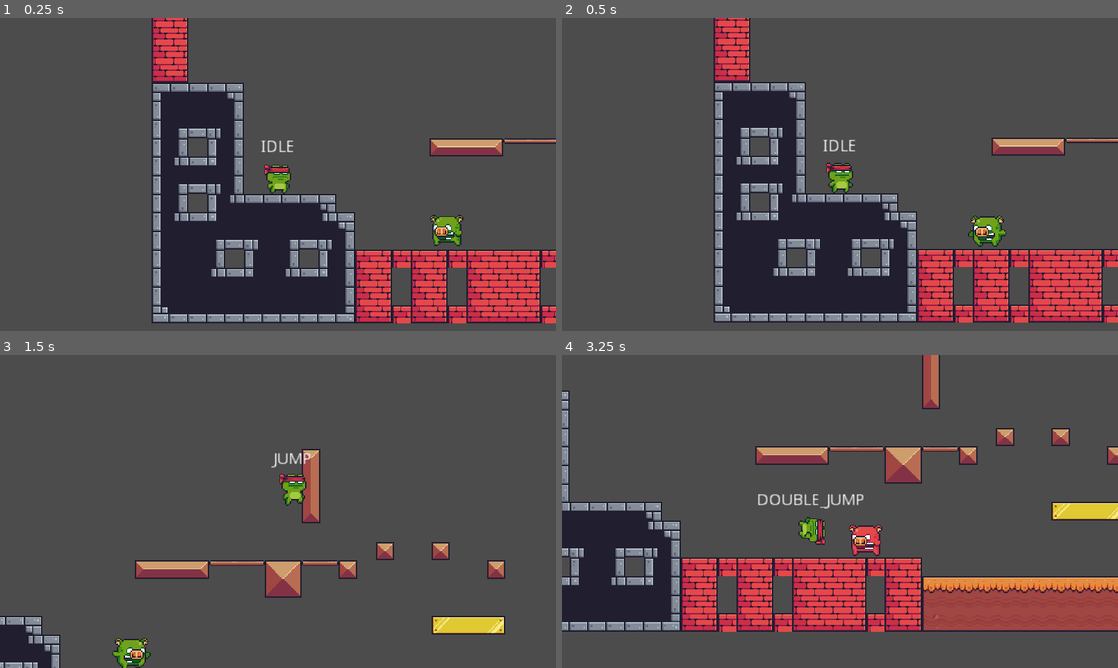
Above: before the commit, frames 1-4 (two rows, left to right).
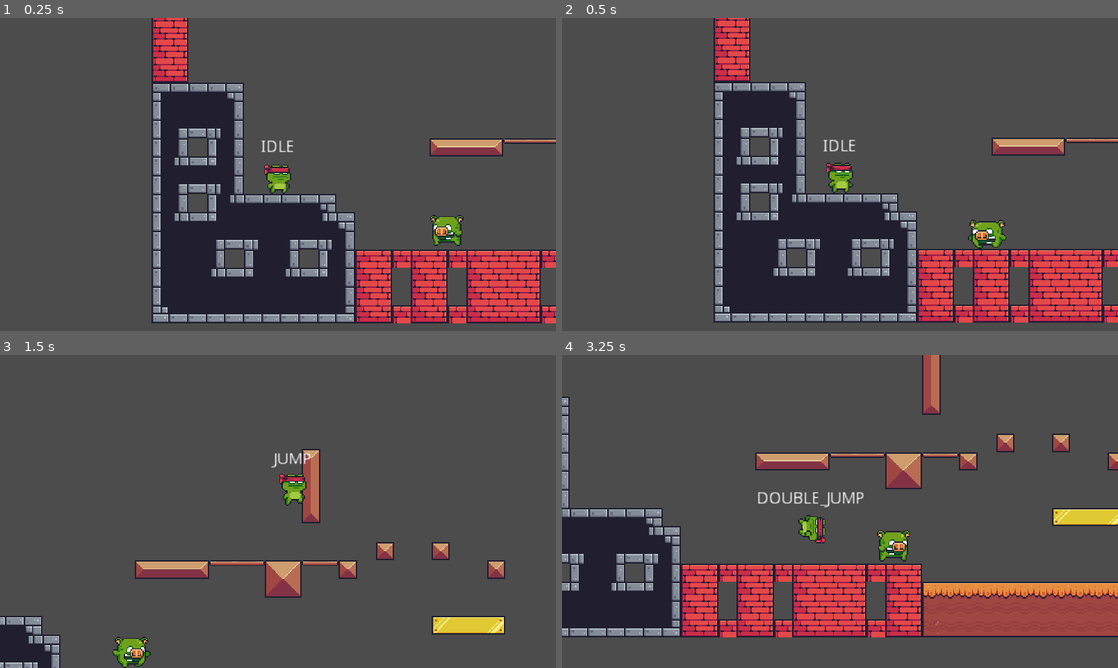
Above: after the commit, the same moments.

Repository: ChrisTutorials/ChrisTutorials-2D-Godot-Platformer
Game: Godot game, scene res://Maps/Level1.tscn
Two runs of this game, one before a commit and one after it. Both use one fixed random seed, a clock stepped at 60 frames per second and the inputs below.
Inputs:
- Up to frame 1 (0.25 s): no input
- Up to frame 2 (0.5 s): no input
- Up to frame 3 (1.5 s): hold D (right) from 0.53 s (still down); tap Space (jump) at 0.6, 0.77, 1.07, 1.35 s
- Up to frame 4 (3.25 s): tap Space (jump) at 1.52, 1.82, 2.1, 2.85, 3.02 s; release D (right) at 2.03 s; hold A (left) from 2.03 s (still down)

Frame 1 is identical in both runs. In frame 2, 0.5% of the frame differs, in the area x 73-80%, y 63-74%; in frame 3, 0.3%; in frame 4, 17%, in the area x 0-100%, y 0-91%.

Commit message:
(p17) Added Jump Attack
Make Enemy Base Class for Angry Pig
Make Hitbox and Hurtboxes for Jump Attacks
Player can jump to deal damage to enemies like angry pig

Diff:
--- a/Characters/Enemies/AngryPig.gd
+++ b/Characters/Enemies/AngryPig.gd
@@ -1,6 +1,6 @@
-extends KinematicBody2D
+extends Enemy
 
-enum STATE { WALK, RUN }
+enum STATE { WALK, RUN, HIT }
 
 export(float) var walk_speed = 75
 export(float) var run_speed = 150
@@ -60,16 +60,39 @@
 		else:
 			self.waypoint_index = 0
 
+func _on_AngryDetectionZone_body_shape_entered(body_id, body, body_shape, local_shape):
+	animation_tree.set("parameters/player_detected/blend_position", 1)
+
+	if(current_state == STATE.WALK):
+		current_state = STATE.RUN
+
+func _on_AngryDetectionZone_body_shape_exited(body_id, body, body_shape, local_shape):
+	animation_tree.set("parameters/player_detected/blend_position", 0)
+
+	if(current_state == STATE.RUN):
+		current_state = STATE.WALK
+
+# Angry Pig's Version of Get Hit
+func get_hit(damage : float):
+	health -= damage
+
+	if(health <= 0):
+		queue_free()
+
+	can_be_hit = false
+	current_state = STATE.HIT
+
+	var anim_selection = GameSettings.RandGen.randi_range(0, 1)
+
+	animation_tree.set("parameters/hit/active", true)
+	animation_tree.set("parameters/hit_variation/blend_amount", anim_selection)
+
+# Run on animation player end of Hit1/Hit2
+func _hit_animation_finished():
+	can_be_hit = true
+	current_state = STATE.RUN
+
 # SETTERS
 func set_waypoint_index(value):
 	waypoint_index = value
 	waypoint_position = get_node(waypoints[value]).position
-
-
-func _on_AngryDetectionZone_body_shape_entered(body_id, body, body_shape, local_shape):
-	animation_tree.set("parameters/player_detected/blend_position", 1)
-	current_state = STATE.RUN
-
-func _on_AngryDetectionZone_body_shape_exited(body_id, body, body_shape, local_shape):
-	animation_tree.set("parameters/player_detected/blend_position", 0)
-	current_state = STATE.WALK
--- a/Characters/Enemies/AngryPig.tscn
+++ b/Characters/Enemies/AngryPig.tscn
@@ -8,144 +8,144 @@
 [ext_resource path="res://Characters/Enemies/AngryPig.gd" type="Script" id=6]
 
 [sub_resource type="AtlasTexture" id=1]
+atlas = ExtResource( 2 )
+region = Rect2( 0, 0, 36, 30 )
+
+[sub_resource type="AtlasTexture" id=2]
+atlas = ExtResource( 2 )
+region = Rect2( 36, 0, 36, 30 )
+
+[sub_resource type="AtlasTexture" id=3]
+atlas = ExtResource( 2 )
+region = Rect2( 72, 0, 36, 30 )
+
+[sub_resource type="AtlasTexture" id=4]
+atlas = ExtResource( 2 )
+region = Rect2( 108, 0, 36, 30 )
+
+[sub_resource type="AtlasTexture" id=5]
+atlas = ExtResource( 2 )
+region = Rect2( 144, 0, 36, 30 )
+
+[sub_resource type="AtlasTexture" id=6]
+atlas = ExtResource( 2 )
+region = Rect2( 180, 0, 36, 30 )
+
+[sub_resource type="AtlasTexture" id=7]
+atlas = ExtResource( 2 )
+region = Rect2( 216, 0, 36, 30 )
+
+[sub_resource type="AtlasTexture" id=8]
+atlas = ExtResource( 2 )
+region = Rect2( 252, 0, 36, 30 )
+
+[sub_resource type="AtlasTexture" id=9]
+atlas = ExtResource( 2 )
+region = Rect2( 288, 0, 36, 30 )
+
+[sub_resource type="AtlasTexture" id=10]
 atlas = ExtResource( 5 )
 region = Rect2( 0, 0, 36, 30 )
 
-[sub_resource type="AtlasTexture" id=2]
+[sub_resource type="AtlasTexture" id=11]
 atlas = ExtResource( 5 )
 region = Rect2( 36, 0, 36, 30 )
 
-[sub_resource type="AtlasTexture" id=3]
+[sub_resource type="AtlasTexture" id=12]
 atlas = ExtResource( 5 )
 region = Rect2( 72, 0, 36, 30 )
 
-[sub_resource type="AtlasTexture" id=4]
+[sub_resource type="AtlasTexture" id=13]
 atlas = ExtResource( 5 )
 region = Rect2( 108, 0, 36, 30 )
 
-[sub_resource type="AtlasTexture" id=5]
+[sub_resource type="AtlasTexture" id=14]
 atlas = ExtResource( 5 )
 region = Rect2( 144, 0, 36, 30 )
 
-[sub_resource type="AtlasTexture" id=6]
+[sub_resource type="AtlasTexture" id=15]
 atlas = ExtResource( 1 )
 region = Rect2( 0, 0, 36, 30 )
 
-[sub_resource type="AtlasTexture" id=7]
+[sub_resource type="AtlasTexture" id=16]
 atlas = ExtResource( 1 )
 region = Rect2( 36, 0, 36, 30 )
 
-[sub_resource type="AtlasTexture" id=8]
+[sub_resource type="AtlasTexture" id=17]
 atlas = ExtResource( 1 )
 region = Rect2( 72, 0, 36, 30 )
 
-[sub_resource type="AtlasTexture" id=9]
+[sub_resource type="AtlasTexture" id=18]
 atlas = ExtResource( 1 )
 region = Rect2( 108, 0, 36, 30 )
 
-[sub_resource type="AtlasTexture" id=10]
+[sub_resource type="AtlasTexture" id=19]
 atlas = ExtResource( 1 )
 region = Rect2( 144, 0, 36, 30 )
 
-[sub_resource type="AtlasTexture" id=11]
+[sub_resource type="AtlasTexture" id=20]
 atlas = ExtResource( 3 )
 region = Rect2( 0, 0, 36, 30 )
 
-[sub_resource type="AtlasTexture" id=12]
+[sub_resource type="AtlasTexture" id=21]
 atlas = ExtResource( 3 )
 region = Rect2( 36, 0, 36, 30 )
 
-[sub_resource type="AtlasTexture" id=13]
+[sub_resource type="AtlasTexture" id=22]
 atlas = ExtResource( 3 )
 region = Rect2( 72, 0, 36, 30 )
 
-[sub_resource type="AtlasTexture" id=14]
+[sub_resource type="AtlasTexture" id=23]
 atlas = ExtResource( 3 )
 region = Rect2( 108, 0, 36, 30 )
 
-[sub_resource type="AtlasTexture" id=15]
+[sub_resource type="AtlasTexture" id=24]
 atlas = ExtResource( 3 )
 region = Rect2( 144, 0, 36, 30 )
 
-[sub_resource type="AtlasTexture" id=16]
+[sub_resource type="AtlasTexture" id=25]
 atlas = ExtResource( 3 )
 region = Rect2( 180, 0, 36, 30 )
 
-[sub_resource type="AtlasTexture" id=17]
+[sub_resource type="AtlasTexture" id=26]
 atlas = ExtResource( 3 )
 region = Rect2( 216, 0, 36, 30 )
 
-[sub_resource type="AtlasTexture" id=18]
+[sub_resource type="AtlasTexture" id=27]
 atlas = ExtResource( 3 )
 region = Rect2( 252, 0, 36, 30 )
 
-[sub_resource type="AtlasTexture" id=19]
+[sub_resource type="AtlasTexture" id=28]
 atlas = ExtResource( 3 )
 region = Rect2( 288, 0, 36, 30 )
 
-[sub_resource type="AtlasTexture" id=20]
+[sub_resource type="AtlasTexture" id=29]
 atlas = ExtResource( 3 )
 region = Rect2( 324, 0, 36, 30 )
 
-[sub_resource type="AtlasTexture" id=21]
+[sub_resource type="AtlasTexture" id=30]
 atlas = ExtResource( 3 )
 region = Rect2( 360, 0, 36, 30 )
 
-[sub_resource type="AtlasTexture" id=22]
+[sub_resource type="AtlasTexture" id=31]
 atlas = ExtResource( 3 )
 region = Rect2( 396, 0, 36, 30 )
 
-[sub_resource type="AtlasTexture" id=23]
+[sub_resource type="AtlasTexture" id=32]
 atlas = ExtResource( 3 )
 region = Rect2( 432, 0, 36, 30 )
 
-[sub_resource type="AtlasTexture" id=24]
+[sub_resource type="AtlasTexture" id=33]
 atlas = ExtResource( 3 )
 region = Rect2( 468, 0, 36, 30 )
 
-[sub_resource type="AtlasTexture" id=25]
+[sub_resource type="AtlasTexture" id=34]
 atlas = ExtResource( 3 )
 region = Rect2( 504, 0, 36, 30 )
 
-[sub_resource type="AtlasTexture" id=26]
+[sub_resource type="AtlasTexture" id=35]
 atlas = ExtResource( 3 )
 region = Rect2( 540, 0, 36, 30 )
-
-[sub_resource type="AtlasTexture" id=27]
-atlas = ExtResource( 2 )
-region = Rect2( 0, 0, 36, 30 )
-
-[sub_resource type="AtlasTexture" id=28]
-atlas = ExtResource( 2 )
-region = Rect2( 36, 0, 36, 30 )
-
-[sub_resource type="AtlasTexture" id=29]
-atlas = ExtResource( 2 )
-region = Rect2( 72, 0, 36, 30 )
-
-[sub_resource type="AtlasTexture" id=30]
-atlas = ExtResource( 2 )
-region = Rect2( 108, 0, 36, 30 )
-
-[sub_resource type="AtlasTexture" id=31]
-atlas = ExtResource( 2 )
-region = Rect2( 144, 0, 36, 30 )
-
-[sub_resource type="AtlasTexture" id=32]
-atlas = ExtResource( 2 )
-region = Rect2( 180, 0, 36, 30 )
-
-[sub_resource type="AtlasTexture" id=33]
-atlas = ExtResource( 2 )
-region = Rect2( 216, 0, 36, 30 )
-
-[sub_resource type="AtlasTexture" id=34]
-atlas = ExtResource( 2 )
-region = Rect2( 252, 0, 36, 30 )
-
-[sub_resource type="AtlasTexture" id=35]
-atlas = ExtResource( 2 )
-region = Rect2( 288, 0, 36, 30 )
 
 [sub_resource type="AtlasTexture" id=36]
 atlas = ExtResource( 4 )
@@ -197,24 +197,24 @@
 
 [sub_resource type="SpriteFrames" id=48]
 animations = [ {
-"frames": [ SubResource( 1 ), SubResource( 2 ), SubResource( 3 ), SubResource( 4 ), SubResource( 5 ) ],
+"frames": [ SubResource( 1 ), SubResource( 2 ), SubResource( 3 ), SubResource( 4 ), SubResource( 5 ), SubResource( 6 ), SubResource( 7 ), SubResource( 8 ), SubResource( 9 ) ],
+"loop": true,
+"name": "idle",
+"speed": 20.0
+}, {
+"frames": [ SubResource( 10 ), SubResource( 11 ), SubResource( 12 ), SubResource( 13 ), SubResource( 14 ) ],
 "loop": true,
 "name": "hit2",
-"speed": 20.0
+"speed": 10.0
 }, {
-"frames": [ SubResource( 6 ), SubResource( 7 ), SubResource( 8 ), SubResource( 9 ), SubResource( 10 ) ],
+"frames": [ SubResource( 15 ), SubResource( 16 ), SubResource( 17 ), SubResource( 18 ), SubResource( 19 ) ],
 "loop": true,
 "name": "hit1",
-"speed": 20.0
+"speed": 10.0
 }, {
-"frames": [ SubResource( 11 ), SubResource( 12 ), SubResource( 13 ), SubResource( 14 ), SubResource( 15 ), SubResource( 16 ), SubResource( 17 ), SubResource( 18 ), SubResource( 19 ), SubResource( 20 ), SubResource( 21 ), SubResource( 22 ), SubResource( 23 ), SubResource( 24 ), SubResource( 25 ), SubResource( 26 ) ],
+"frames": [ SubResource( 20 ), SubResource( 21 ), SubResource( 22 ), SubResource( 23 ), SubResource( 24 ), SubResource( 25 ), SubResource( 26 ), SubResource( 27 ), SubResource( 28 ), SubResource( 29 ), SubResource( 30 ), SubResource( 31 ), SubResource( 32 ), SubResource( 33 ), SubResource( 34 ), SubResource( 35 ) ],
 "loop": true,
 "name": "walk",
-"speed": 20.0
-}, {
-"frames": [ SubResource( 27 ), SubResource( 28 ), SubResource( 29 ), SubResource( 30 ), SubResource( 31 ), SubResource( 32 ), SubResource( 33 ), SubResource( 34 ), SubResource( 35 ) ],
-"loop": true,
-"name": "idle",
 "speed": 20.0
 }, {
 "frames": [ SubResource( 36 ), SubResource( 37 ), SubResource( 38 ), SubResource( 39 ), SubResource( 40 ), SubResource( 41 ), SubResource( 42 ), SubResource( 43 ), SubResource( 44 ), SubResource( 45 ), SubResource( 46 ), SubResource( 47 ) ],
@@ -230,32 +230,107 @@
 radius = 21.3815
 height = 68.2202
 
-[sub_resource type="AnimationNodeAnimation" id=58]
+[sub_resource type="AnimationNodeAnimation" id=63]
+animation = "hit2"
+
+[sub_resource type="AnimationNodeAnimation" id=64]
+animation = "hit1"
+
+[sub_resource type="AnimationNodeOneShot" id=62]
+
+[sub_resource type="AnimationNodeBlend2" id=65]
+
+[sub_resource type="AnimationNodeAnimation" id=66]
 animation = "walk"
 
-[sub_resource type="AnimationNodeAnimation" id=59]
+[sub_resource type="AnimationNodeAnimation" id=67]
 animation = "run"
 
-[sub_resource type="AnimationNodeAnimation" id=60]
+[sub_resource type="AnimationNodeAnimation" id=68]
 animation = "run"
 
-[sub_resource type="AnimationNodeBlendSpace1D" id=61]
-blend_point_0/node = SubResource( 58 )
+[sub_resource type="AnimationNodeBlendSpace1D" id=69]
+blend_point_0/node = SubResource( 66 )
 blend_point_0/pos = 0.0
-blend_point_1/node = SubResource( 59 )
+blend_point_1/node = SubResource( 67 )
 blend_point_1/pos = 1.0
-blend_point_2/node = SubResource( 60 )
+blend_point_2/node = SubResource( 68 )
 blend_point_2/pos = -1.0
 
-[sub_resource type="AnimationNodeBlendTree" id=57]
-graph_offset = Vector2( -93, 64 )
+[sub_resource type="AnimationNodeBlendTree" id=70]
+graph_offset = Vector2( -137, 103.806 )
+nodes/Animation/node = SubResource( 64 )
+nodes/Animation/position = Vector2( 120, 320 )
+"nodes/Animation 2/node" = SubResource( 63 )
+"nodes/Animation 2/position" = Vector2( 110, 450 )
+nodes/hit/node = SubResource( 62 )
+nodes/hit/position = Vector2( 510, 200 )
+nodes/hit_variation/node = SubResource( 65 )
+nodes/hit_variation/position = Vector2( 310, 330 )
 nodes/output/position = Vector2( 720, 130 )
-nodes/player_detected/node = SubResource( 61 )
-nodes/player_detected/position = Vector2( 370, 120 )
-node_connections = [ "output", 0, "player_detected" ]
-
-[sub_resource type="Animation" id=51]
-resource_name = "hit1"
+nodes/player_detected/node = SubResource( 69 )
+nodes/player_detected/position = Vector2( 230, 160 )
+node_connections = [ "output", 0, "hit", "hit_variation", 0, "Animation", "hit_variation", 1, "Animation 2", "hit", 0, "player_detected", "hit", 1, "hit_variation" ]
+
+[sub_resource type="Animation" id=56]
+length = 0.5
+tracks/0/type = "value"
+tracks/0/path = NodePath("AnimatedSprite:animation")
+tracks/0/interp = 1
+tracks/0/loop_wrap = true
+tracks/0/imported = false
+tracks/0/enabled = true
+tracks/0/keys = {
+"times": PoolRealArray( 0 ),
+"transitions": PoolRealArray( 1 ),
+"update": 1,
+"values": [ "hit1" ]
+}
+tracks/1/type = "method"
+tracks/1/path = NodePath(".")
+tracks/1/interp = 1
+tracks/1/loop_wrap = true
+tracks/1/imported = false
+tracks/1/enabled = true
+tracks/1/keys = {
+"times": PoolRealArray( 0.5 ),
+"transitions": PoolRealArray( 1 ),
+"values": [ {
+"args": [  ],
+"method": "_hit_animation_finished"
+} ]
+}
+
+[sub_resource type="Animation" id=57]
+length = 0.5
+tracks/0/type = "value"
+tracks/0/path = NodePath("AnimatedSprite:animation")
+tracks/0/interp = 1
+tracks/0/loop_wrap = true
+tracks/0/imported = false
+tracks/0/enabled = true
+tracks/0/keys = {
+"times": PoolRealArray( 0 ),
+"transitions": PoolRealArray( 1 ),
+"update": 1,
+"values": [ "hit2" ]
+}
+tracks/1/type = "method"
+tracks/1/path = NodePath(".")
+tracks/1/interp = 1
+tracks/1/loop_wrap = true
+tracks/1/imported = false
+tracks/1/enabled = true
+tracks/1/keys = {
+"times": PoolRealArray( 0.5 ),
+"transitions": PoolRealArray( 1 ),
+"values": [ {
+"args": [  ],
+"method": "_hit_animation_finished"
+} ]
+}
+
+[sub_resource type="Animation" id=58]
 length = 0.05
 loop = true
 tracks/0/type = "value"
@@ -268,11 +343,10 @@
 "times": PoolRealArray( 0 ),
 "transitions": PoolRealArray( 1 ),
 "update": 1,
-"values": [ "hit1" ]
-}
-
-[sub_resource type="Animation" id=52]
-resource_name = "hit2"
+"values": [ "idle" ]
+}
+
+[sub_resource type="Animation" id=59]
 length = 0.05
 loop = true
 tracks/0/type = "value"
@@ -285,11 +359,10 @@
 "times": PoolRealArray( 0 ),
 "transitions": PoolRealArray( 1 ),
 "update": 1,
-"values": [ "hit2" ]
-}
-
-[sub_resource type="Animation" id=53]
-resource_name = "idle"
+"values": [ "run" ]
+}
+
+[sub_resource type="Animation" id=60]
 length = 0.05
 loop = true
 tracks/0/type = "value"
@@ -302,42 +375,11 @@
 "times": PoolRealArray( 0 ),
 "transitions": PoolRealArray( 1 ),
 "update": 1,
-"values": [ "idle" ]
-}
-
-[sub_resource type="Animation" id=54]
-resource_name = "run"
-length = 0.05
-loop = true
-tracks/0/type = "value"
-tracks/0/path = NodePath("AnimatedSprite:animation")
-tracks/0/interp = 1
-tracks/0/loop_wrap = true
-tracks/0/imported = false
-tracks/0/enabled = true
-tracks/0/keys = {
-"times": PoolRealArray( 0 ),
-"transitions": PoolRealArray( 1 ),
-"update": 1,
-"values": [ "run" ]
-}
-
-[sub_resource type="Animation" id=55]
-resource_name = "walk"
-length = 0.05
-loop = true
-tracks/0/type = "value"
-tracks/0/path = NodePath("AnimatedSprite:animation")
-tracks/0/interp = 1
-tracks/0/loop_wrap = true
-tracks/0/imported = false
-tracks/0/enabled = true
-tracks/0/keys = {
-"times": PoolRealArray( 0 ),
-"transitions": PoolRealArray( 1 ),
-"update": 1,
 "values": [ "walk" ]
 }
+
+[sub_resource type="RectangleShape2D" id=61]
+extents = Vector2( 14, 1 )
 
 [node name="AngryPig" type="KinematicBody2D"]
 collision_layer = 16
@@ -347,36 +389,56 @@
 [node name="AnimatedSprite" type="AnimatedSprite" parent="."]
 frames = SubResource( 48 )
 animation = "walk"
-frame = 14
+frame = 13
 playing = true
 
 [node name="CollisionShape2D" type="CollisionShape2D" parent="."]
 position = Vector2( 0, 3 )
 scale = Vector2( 1.19284, 0.938679 )
 shape = SubResource( 49 )
+__meta__ = {
+"_edit_lock_": true
+}
 
 [node name="AngryDetectionZone" type="Area2D" parent="."]
 scale = Vector2( 0.966114, 0.985778 )
 monitorable = false
 collision_layer = 0
 collision_mask = 8
+__meta__ = {
+"_edit_lock_": true
+}
 
 [node name="CollisionShape2D" type="CollisionShape2D" parent="AngryDetectionZone"]
 rotation = 1.5708
 shape = SubResource( 50 )
+__meta__ = {
+"_edit_lock_": true
+}
 
 [node name="AnimationTree" type="AnimationTree" parent="."]
-tree_root = SubResource( 57 )
+tree_root = SubResource( 70 )
 anim_player = NodePath("../AnimationPlayer")
 active = true
+parameters/hit/active = false
+parameters/hit_variation/blend_amount = 0.0
 parameters/player_detected/blend_position = 0.0
 
 [node name="AnimationPlayer" type="AnimationPlayer" parent="."]
-anims/hit1 = SubResource( 51 )
-anims/hit2 = SubResource( 52 )
-anims/idle = SubResource( 53 )
-anims/run = SubResource( 54 )
-anims/walk = SubResource( 55 )
+anims/hit1 = SubResource( 56 )
+anims/hit2 = SubResource( 57 )
+anims/idle = SubResource( 58 )
+anims/run = SubResource( 59 )
+anims/walk = SubResource( 60 )
+
+[node name="JumpHurtbox" type="Area2D" parent="."]
+position = Vector2( 0, -10 )
+collision_layer = 2048
+collision_mask = 0
+
+[node name="JumpCollisionShape" type="CollisionShape2D" parent="JumpHurtbox"]
+scale = Vector2( 0.99896, 1.01679 )
+shape = SubResource( 61 )
 
 [connection signal="body_shape_entered" from="AngryDetectionZone" to="." method="_on_AngryDetectionZone_body_shape_entered"]
 [connection signal="body_shape_exited" from="AngryDetectionZone" to="." method="_on_AngryDetectionZone_body_shape_exited"]
--- /dev/null
+++ b/Characters/Enemies/Enemy.gd
@@ -0,0 +1,9 @@
+extends KinematicBody2D
+
+class_name Enemy
+
+export(float) var health = 3
+export(bool) var can_be_hit = true
+
+func _get_hit(damage : float):
+	push_error("Get hit has not been implemented")
--- a/Characters/Player.gd
+++ b/Characters/Player.gd
@@ -2,12 +2,15 @@
 
 export(float) var move_speed = 200
 export(float) var jump_impulse = 600
+export(float) var enemy_bounce_impulse = 400
 export(int) var max_jumps = 2
+export(float) var jump_damage = 1
 
 enum STATE { IDLE, RUN, JUMP, DOUBLE_JUMP}
 
 onready var animated_sprite = $AnimatedSprite
 onready var animation_tree = $AnimationTree
+onready var jump_hitbox = $JumpHitbox
 
 signal changed_state(new_state_string, new_state_id)
 
@@ -70,6 +73,23 @@
 	velocity.y = -jump_impulse
 	jumps += 1
 
+func _on_JumpHitbox_area_shape_entered(area_id, area, area_shape, local_shape):
+	var enemy = area.owner
+
+	if(enemy is Enemy && enemy.can_be_hit):
+		if(jump_hitbox.global_position.y > area.global_position.y):
+			print("jump HB " + str(jump_hitbox.global_position))
+			print("body Pos" + str(area.global_position))
+
+			# Jump Attack
+			velocity.y = -enemy_bounce_impulse
+
+			enemy.get_hit(jump_damage)
+
+
+	pass # Replace with function body.
+
+
 # SETTERS
 func set_current_state(new_state):
 	match(new_state):
--- a/Characters/Player.tscn
+++ b/Characters/Player.tscn
@@ -373,6 +373,9 @@
 nodes/y_sign/position = Vector2( 210, 0 )
 node_connections = [ "output", 0, "double_jump", "double_jump", 0, "y_sign", "double_jump", 1, "Animation 3", "y_sign", 0, "Animation", "y_sign", 1, "x_sign", "y_sign", 2, "Animation 2" ]
 
+[sub_resource type="RectangleShape2D" id=60]
+extents = Vector2( 6, 1 )
+
 [node name="Player" type="KinematicBody2D"]
 collision_layer = 8
 script = ExtResource( 8 )
@@ -380,7 +383,7 @@
 [node name="AnimatedSprite" type="AnimatedSprite" parent="."]
 frames = SubResource( 42 )
 animation = "idle"
-frame = 5
+frame = 2
 playing = true
 
 [node name="CollisionShape2D" type="CollisionShape2D" parent="."]
@@ -415,4 +418,13 @@
 "_edit_use_anchors_": false
 }
 
+[node name="JumpHitbox" type="Area2D" parent="."]
+position = Vector2( 0, 15 )
+collision_layer = 0
+collision_mask = 2048
+
+[node name="CollisionShape2D" type="CollisionShape2D" parent="JumpHitbox"]
+shape = SubResource( 60 )
+
 [connection signal="changed_state" from="." to="StateLabel" method="_on_Player_changed_state"]
+[connection signal="area_shape_entered" from="JumpHitbox" to="." method="_on_JumpHitbox_area_shape_entered"]
--- a/Singleton/GameSettings.gd
+++ b/Singleton/GameSettings.gd
@@ -2,3 +2,10 @@
 
 export(float) var gravity = 50
 export(float) var terminal_velocity = 300
+export(bool) var should_randomize = true
+
+onready var RandGen = RandomNumberGenerator.new()
+
+func _ready():
+	if(should_randomize):
+		RandGen.randomize()
--- a/project.godot
+++ b/project.godot
@@ -7,6 +7,16 @@
 ;   param=value ; assign values to parameters
 
 config_version=4
+
+_global_script_classes=[ {
+"base": "KinematicBody2D",
+"class": "Enemy",
+"language": "GDScript",
+"path": "res://Characters/Enemies/Enemy.gd"
+} ]
+_global_script_class_icons={
+"Enemy": ""
+}
 
 [application]
 
@@ -82,6 +92,9 @@
 2d_physics/layer_1="World"
 2d_physics/layer_4="Player"
 2d_physics/layer_5="Enemy"
+2d_physics/layer_7="PlayerHitbox"
+2d_physics/layer_11="EnemyHitbox"
+2d_physics/layer_12="JumpHurtbox"
 
 [physics]
 
Not shown: 1 places in Characters/Enemies/AngryPig.tscn that only renumber resources
Not shown: 1 places in Characters/Player.tscn that only renumber resources
